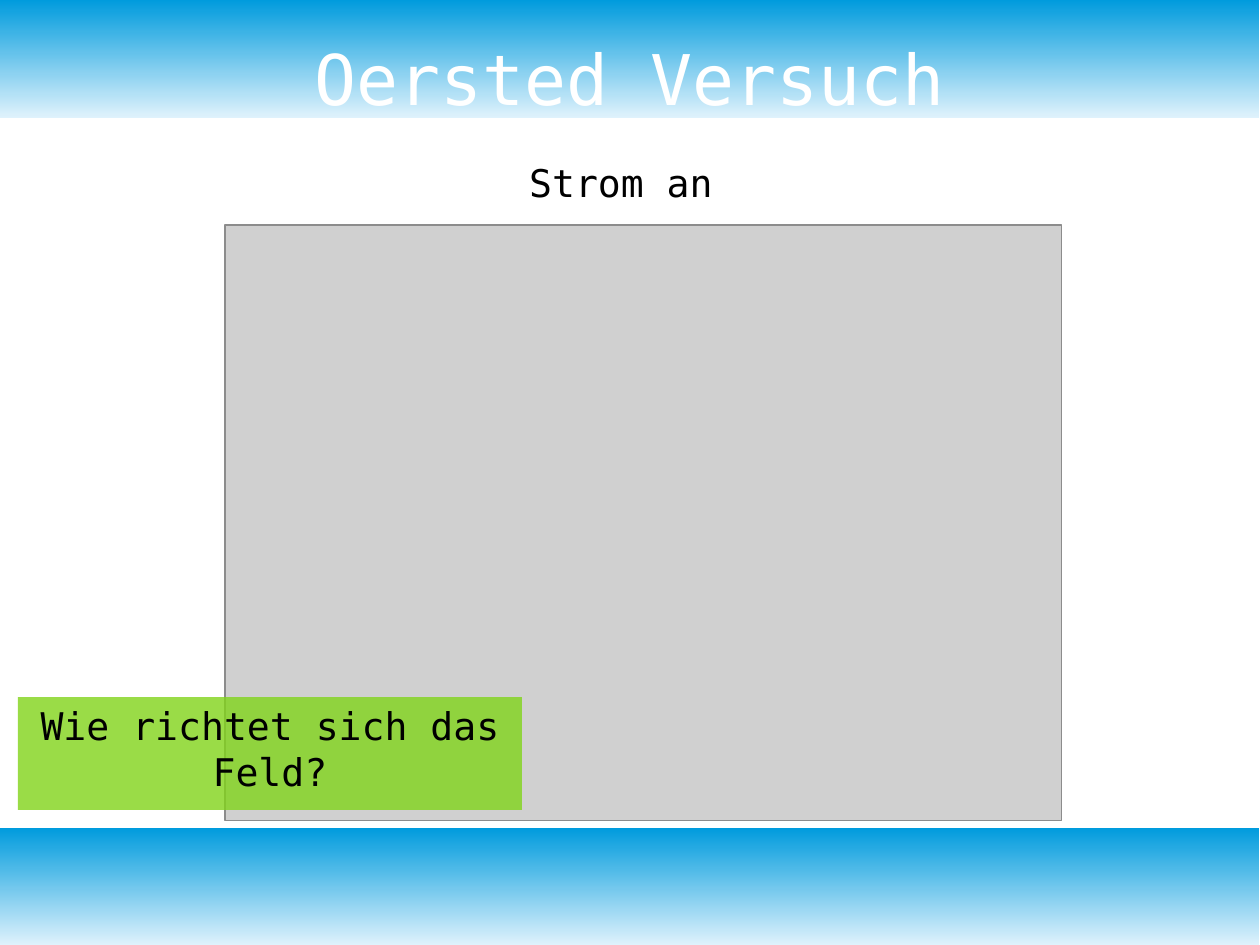
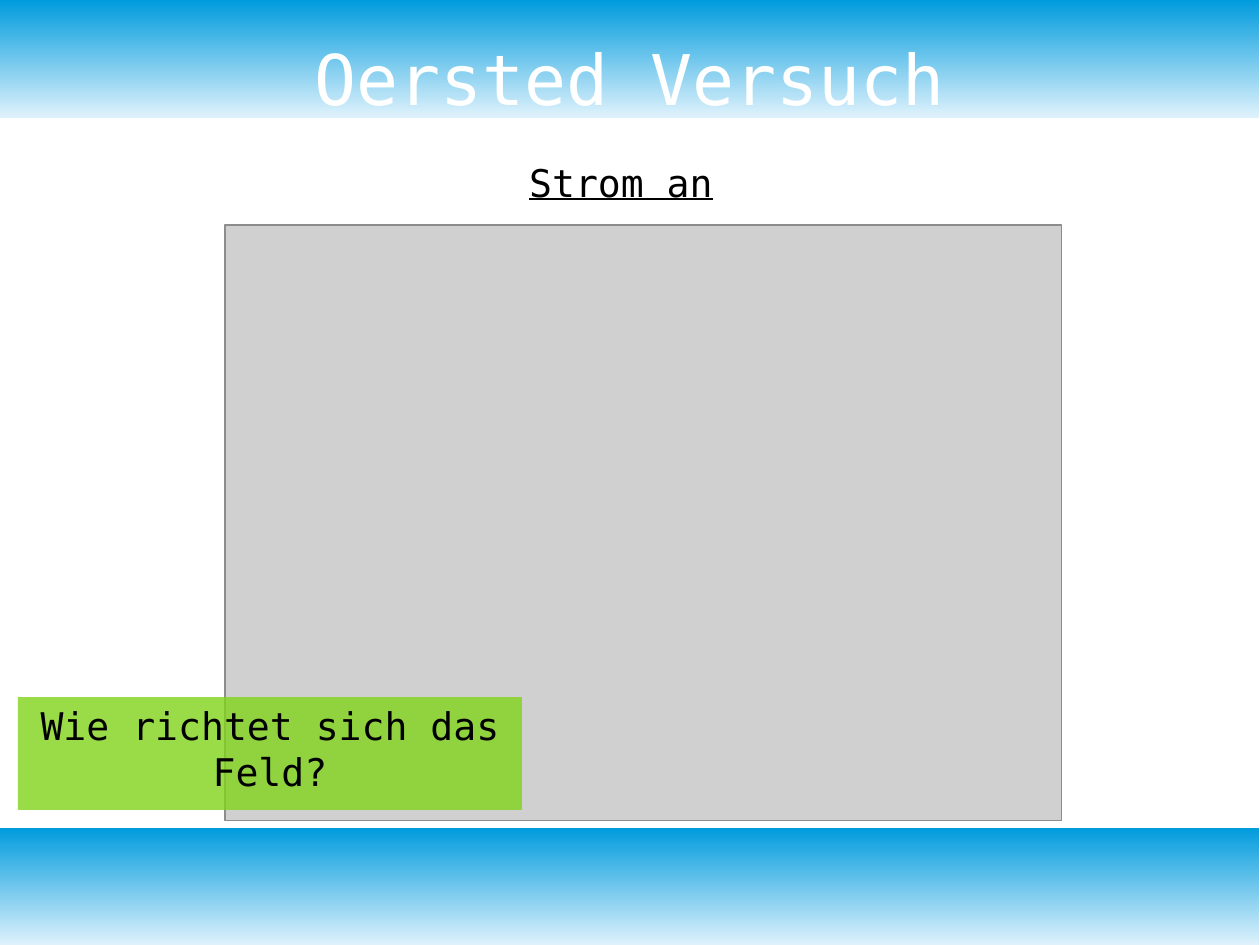
Before and after one commit to bearums/teaching, a slide deck: slide 6 of B5/physik/D12/2)Elektromagnetismus/05_HomopolarMotor/Homopolar_Motor.odp (slide 5 before the commit). Drawn at 1260x945 pixels with LibreOffice and Linux fonts; fonts in the diff are those of the drawing; grey boxes stand for pictures. Boxes give left, top, right and bottom in pixels: in the first picture for what was removed or moved away, otherwise in the second. Text is boxed around its words. In the diff, an @@ line names an element or a change of style, - is before the commit and + after.

```diff
--- a/B5/physik/D12/2)Elektromagnetismus/05_HomopolarMotor/Homopolar_Motor.odp
+++ b/B5/physik/D12/2)Elektromagnetismus/05_HomopolarMotor/Homopolar_Motor.odp
@@ text "Strom an" at [529,168,713,200]: underline on @@
```
Also in this commit, not shown: 3 other slides changed, 14 slides added, 11 other files.
